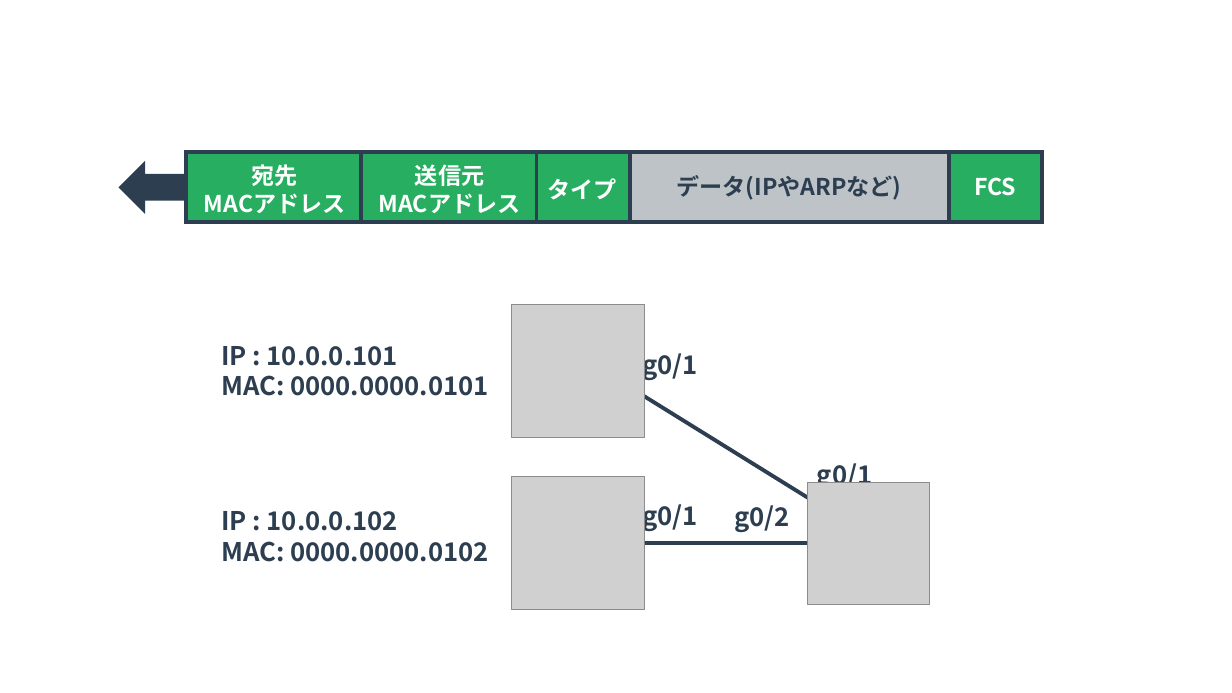
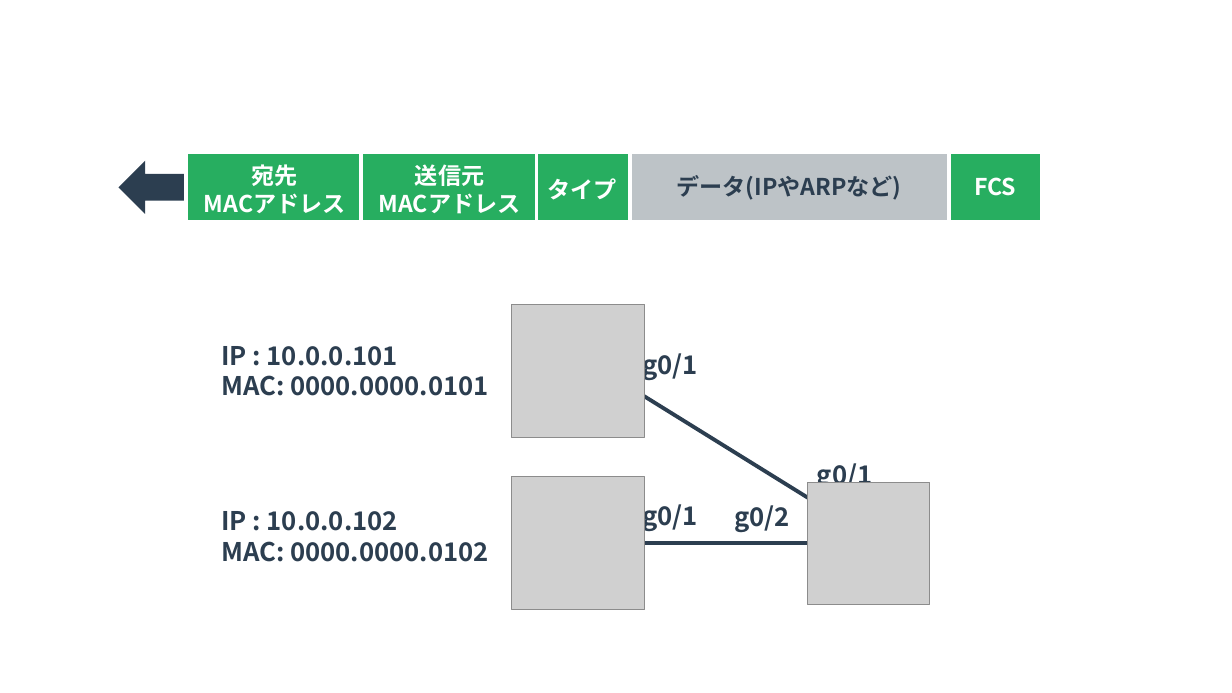
Before and after one commit to yuichi110/www.yuichi.com-network, a slide deck: slide 3 of slides/0025.pptx. Drawn at 1232x693 pixels with LibreOffice and Linux fonts; fonts in the diff are those of the drawing; grey boxes stand for pictures. Boxes give left, top, right and bottom in pixels: in the first picture for what was removed or moved away, otherwise in the second. Text is boxed around its words. In the diff, an @@ line names an element or a change of style, - is before the commit and + after.

```diff
--- a/slides/0025.pptx
+++ b/slides/0025.pptx
@@ outline #2C3E50 3 pt to #FFFFFF 3 pt in 5 elements at [187, 152, 362, 222], [536, 152, 629, 222], [630, 152, 949, 222], [949, 152, 1043, 222], [361, 152, 537, 222] @@
```
Also in this commit, not shown: 2 other slides changed, 2 other files.
